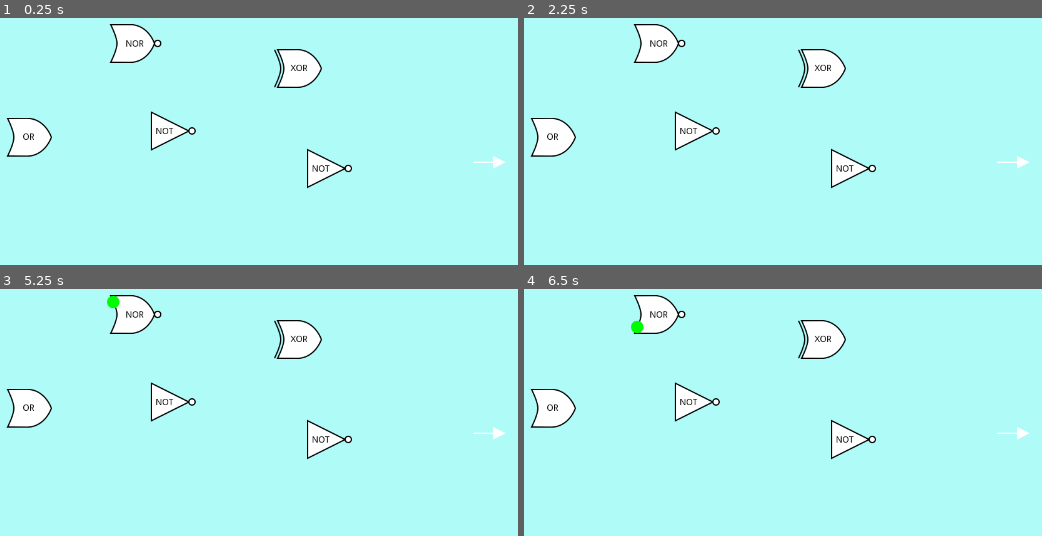
Above: before the commit, frames 1-4 (two rows, left to right).
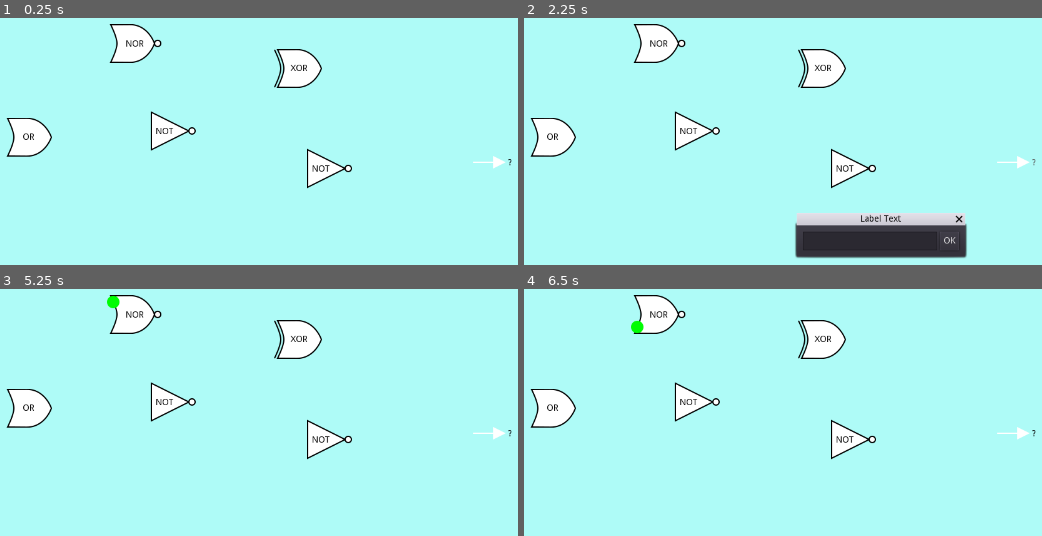
Above: after the commit, the same moments.

Repository: andrew-wilkes/digital-logic
Game: Godot game, scene res://parts/lib/gates.tscn
The game is run twice, just before and just after one commit, with the same random seed, the same clock (stepped at 60 frames per second) and the same inputs. This scene is started directly instead of the project's main scene.
Inputs (mouse positions are in pixels of both pictures, inside the frame that each line leads up to):
- Up to frame 1 (0.25 s): no input
- Up to frame 2 (2.25 s): click (1031, 163) at 0.5 s, where only the run after the commit has a clickable "?"; click (948, 240) at 1.25 s, where only the run after the commit has a clickable "OK"; click (1031, 163) at 2 s, where only the run after the commit has a clickable "?"
- Up to frame 3 (5.25 s): click (424, 511) at 2.75 s, where only the run after the commit has a clickable "OK"; click (507, 434) at 3.5 s, where only the run after the commit has a clickable "?"; click (424, 511) at 4.25 s, where only the run after the commit has a clickable "OK"; tap Enter at 5 s; move the mouse to (113, 301) at 5.02 s; click (113, 301) at 5.17 s
- Up to frame 4 (6.5 s): tap Space at 5.75 s; move the mouse to (637, 326) at 5.77 s; click (637, 326) at 5.92 s

The runs differ from the first frame. In frame 1, less than 0.1% of the frame differs, in the area x 98-99%, y 57-60%; in frame 2, 6.0%, in the area x 52-99%, y 57-98%; in frame 3, less than 0.1%; in frame 4, less than 0.1%.

Commit message:
Add label editor to Output part

Diff:
--- a/game/parts/Input.gd
+++ b/game/parts/Input.gd
@@ -18,4 +18,3 @@
 
 func _on_LabelDialog_updated(txt):
 	$Label.text = txt
-	$Label.FOCUS_NONE
--- a/game/parts/Output.gd
+++ b/game/parts/Output.gd
@@ -19,3 +19,11 @@
 	state = value
 	output = state
 	indicate_state()
+
+
+func _on_Label_button_down():
+	$LabelDialog.popup_centered()
+
+
+func _on_LabelDialog_updated(txt):
+	$Label.text = txt
--- a/game/parts/zInput.tscn
+++ b/game/parts/zInput.tscn
@@ -56,6 +56,7 @@
 custom_colors/font_color_hover = Color( 0.34902, 0.34902, 0.34902, 1 )
 enabled_focus_mode = 0
 text = "?"
+align = 2
 __meta__ = {
 "_edit_use_anchors_": false
 }
--- a/game/parts/zOutput.tscn
+++ b/game/parts/zOutput.tscn
@@ -1,8 +1,9 @@
-[gd_scene load_steps=5 format=2]
+[gd_scene load_steps=6 format=2]
 
 [ext_resource path="res://parts/Output.gd" type="Script" id=1]
 [ext_resource path="res://assets/arrow.png" type="Texture" id=2]
 [ext_resource path="res://parts/misc/Pin.tscn" type="PackedScene" id=3]
+[ext_resource path="res://LabelDialog.tscn" type="PackedScene" id=4]
 
 [sub_resource type="RectangleShape2D" id=1]
 extents = Vector2( 20.6381, 10 )
@@ -43,3 +44,22 @@
 __meta__ = {
 "_edit_use_anchors_": false
 }
+
+[node name="Label" type="ToolButton" parent="."]
+margin_left = 30.0
+margin_top = -10.0
+margin_right = 48.0
+margin_bottom = 12.0
+focus_mode = 0
+size_flags_horizontal = 4
+custom_colors/font_color = Color( 0, 0, 0, 1 )
+custom_colors/font_color_hover = Color( 0.34, 0.34, 0.34, 1 )
+text = "?"
+align = 0
+__meta__ = {
+"_edit_use_anchors_": false
+}
+
+[node name="LabelDialog" parent="." instance=ExtResource( 4 )]
+[connection signal="button_down" from="Label" to="." method="_on_Label_button_down"]
+[connection signal="updated" from="LabelDialog" to="." method="_on_LabelDialog_updated"]
